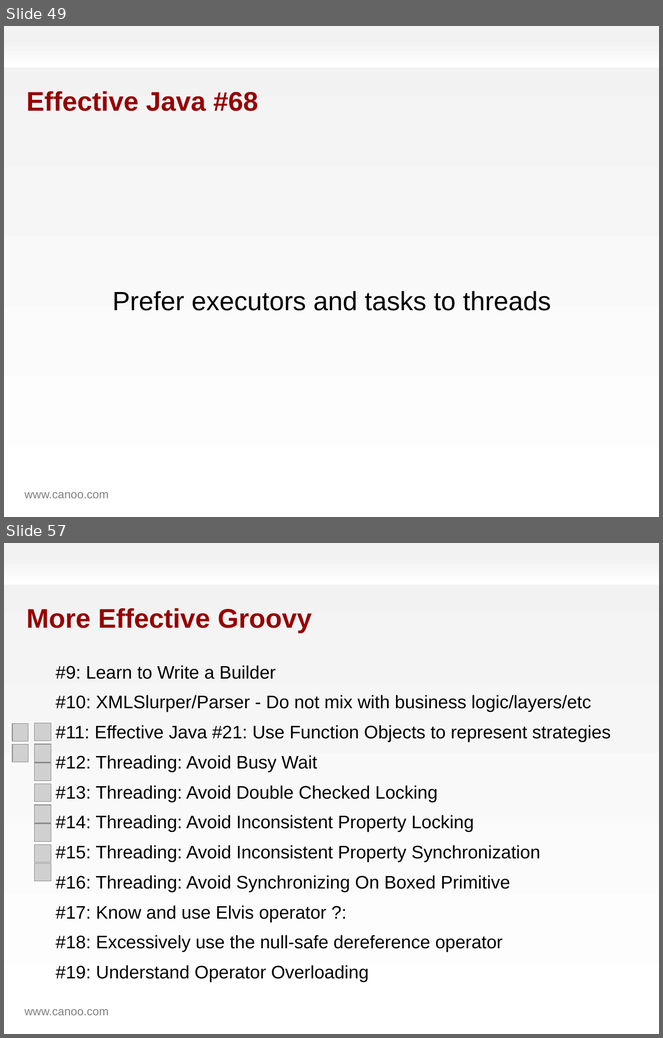
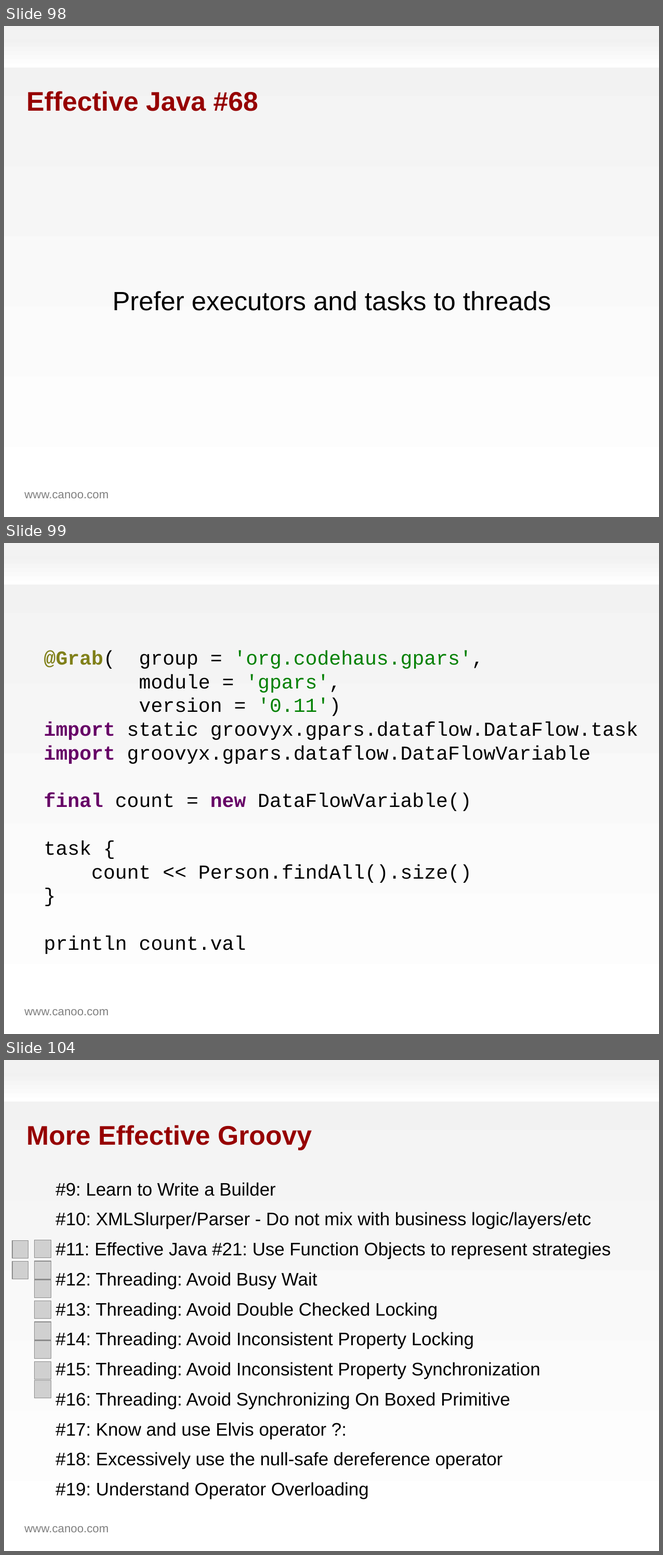
Before and after one commit to HamletDRC/presentations, a slide deck: effectivegroovy/effectivegroovy_gr82011.odp. Shown one above the other, each under a label of ours: slides 49 and 57 before the commit, slides 98, 99 and 104 after it; the slides between them are not shown. The pictures are 663x1038 and 663x1555 pixels, drawn with LibreOffice and Linux fonts; fonts in the diff are those of the drawing; grey boxes stand for pictures; background and template pictures are left out. Boxes give left, top, right and bottom in pixels: in the first picture for what was removed or moved away, otherwise in the second. Text is boxed around its words. In the diff, an @@ line names an element or a change of style, - is before the commit and + after.

Commit message:
big changes to effective groovy before gr8 conf

```diff
--- a/effectivegroovy/effectivegroovy_gr82011.odp
+++ b/effectivegroovy/effectivegroovy_gr82011.odp
@@ slide 99 added at box(4, 543, 659, 1034), background gradient #F2F2F2 to #FFFFFF; not listed: 2 template elements that a slide beside it also shows @@
@@ text added at box(44, 651, 638, 954), 24 pt, text #000000 @@
+@Grab( group = 'org.codehaus.gpars',
+module = 'gpars',
+version = '0.11')
+import static groovyx.gpars.dataflow.DataFlow.task
+import groovyx.gpars.dataflow.DataFlowVariable
+final count = new DataFlowVariable()
+task {
+count << Person.findAll().size()
+}
+println count.val
@@ what was slide 49 is now slide 98 @@
@@ what was slide 57 is now slide 104 @@
```
Also in this commit, not shown: 7 slides changed, 48 other slides added, 2 slides removed, 7 other files.
